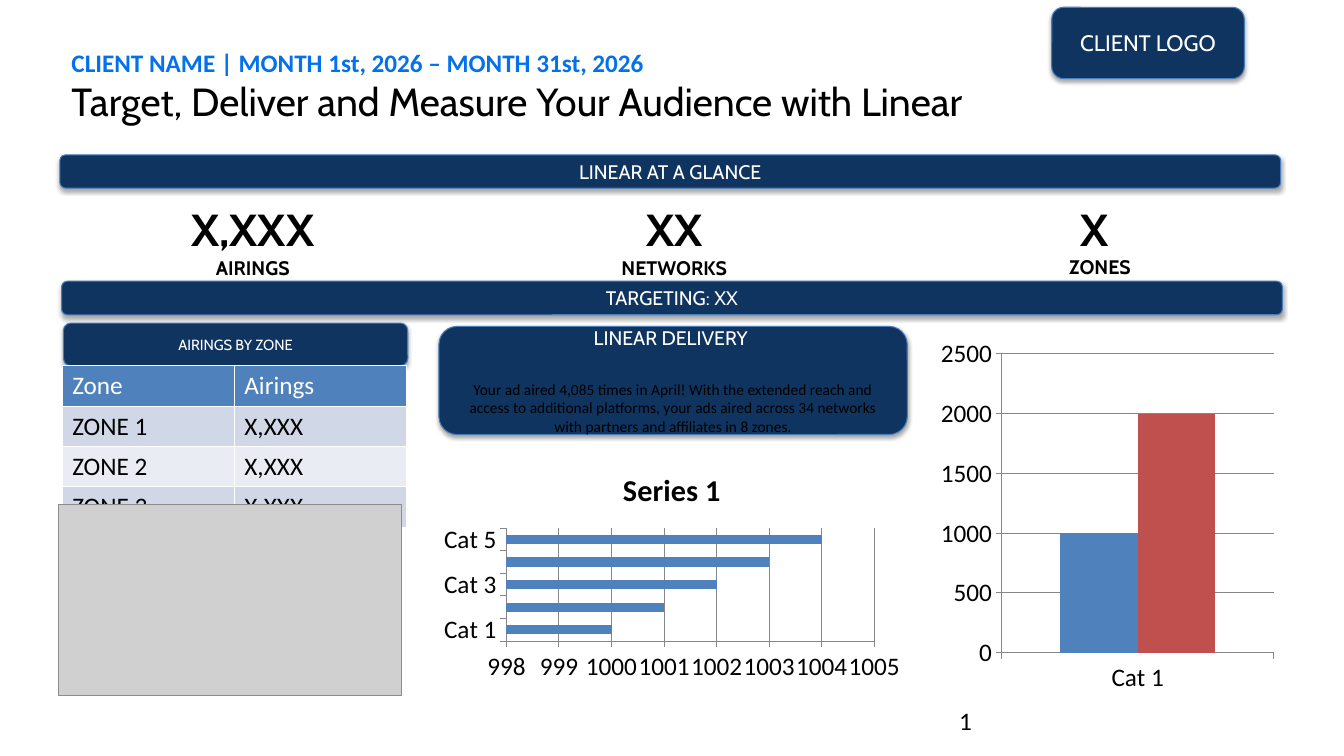
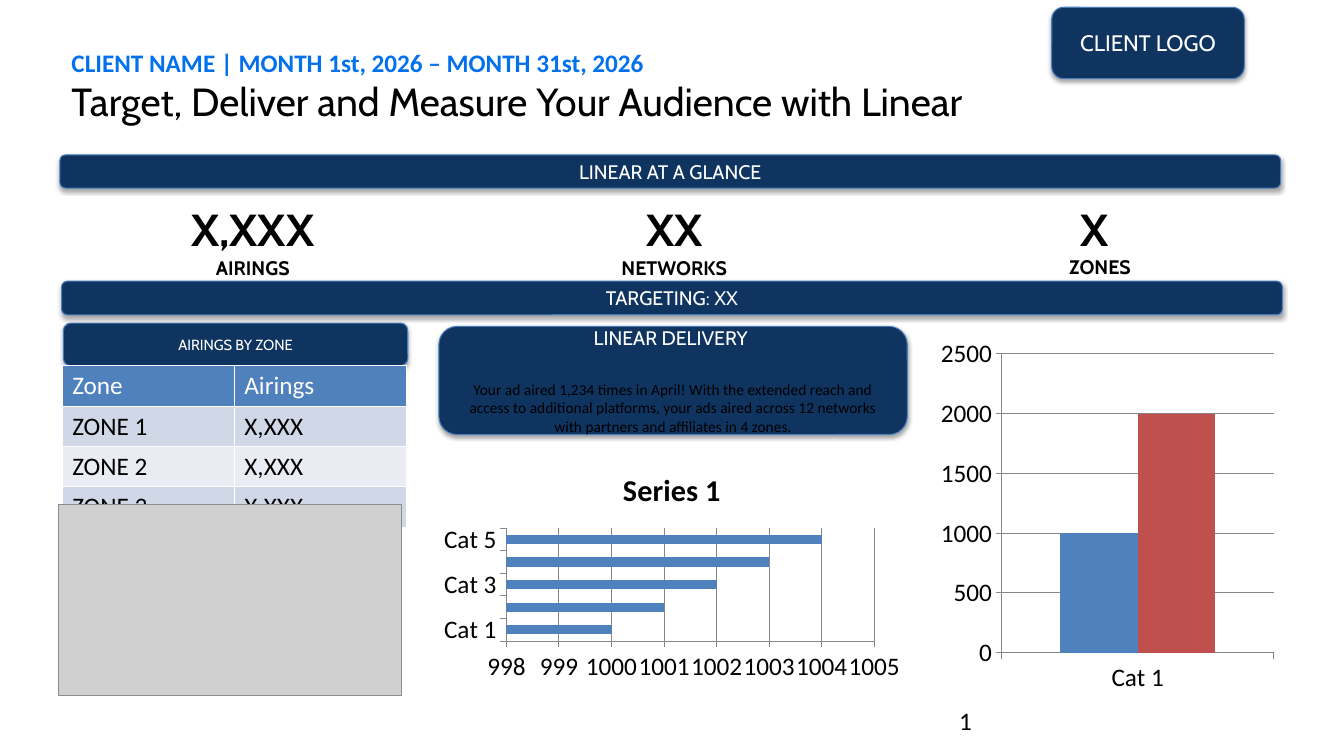
Before and after one commit to Teagualicious/EOC-Report-PowerPoint, a slide deck: slide 1 of workspace/templates/StandIn_Report.pptx. Drawn at 1344x756 pixels with LibreOffice and Linux fonts; fonts in the diff are those of the drawing; grey boxes stand for pictures. Boxes give left, top, right and bottom in pixels: in the first picture for what was removed or moved away, otherwise in the second. Text is boxed around its words. In the diff, an @@ line names an element or a change of style, - is before the commit and + after.

```diff
--- a/workspace/templates/StandIn_Report.pptx
+++ b/workspace/templates/StandIn_Report.pptx
@@ text in rounded rectangle at (470,384,876,436): text changed @@
-Your ad aired 4,085 times in April! With the extended reach and access to additional platforms, your ads aired across 34 networks with partners and affiliates in 8 zones.
+Your ad aired 1,234 times in April! With the extended reach and access to additional platforms, your ads aired across 12 networks with partners and affiliates in 4 zones.
```
Also in this commit, not shown: 23 other files.
